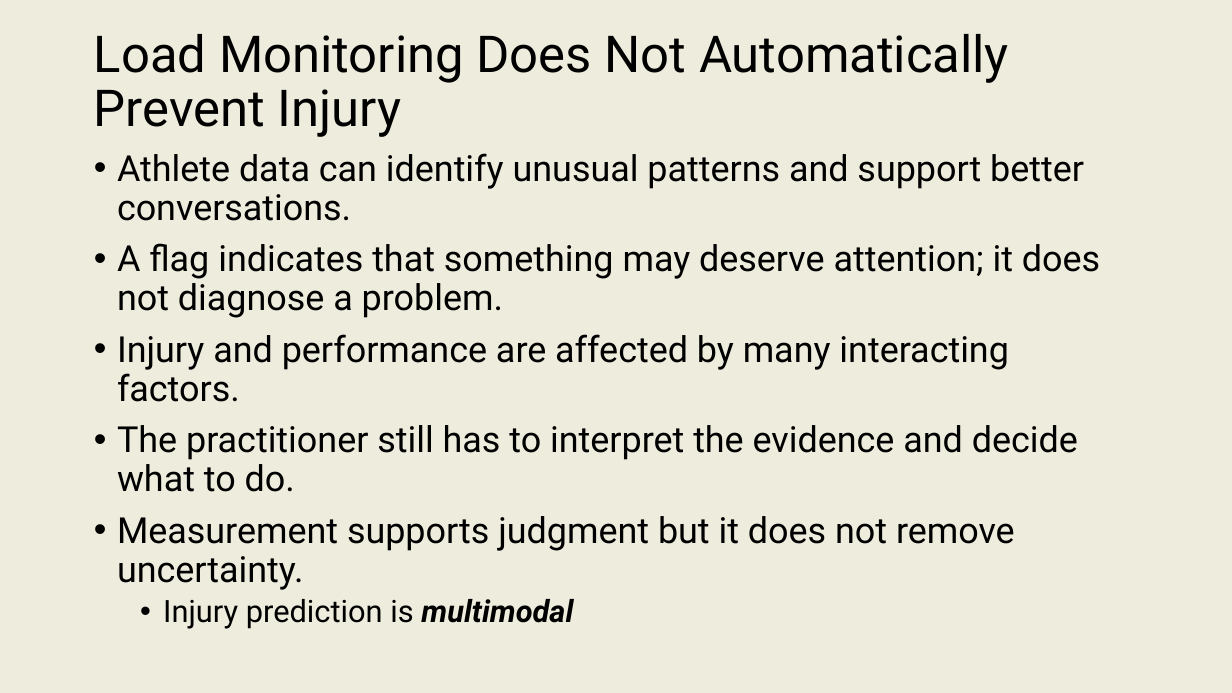
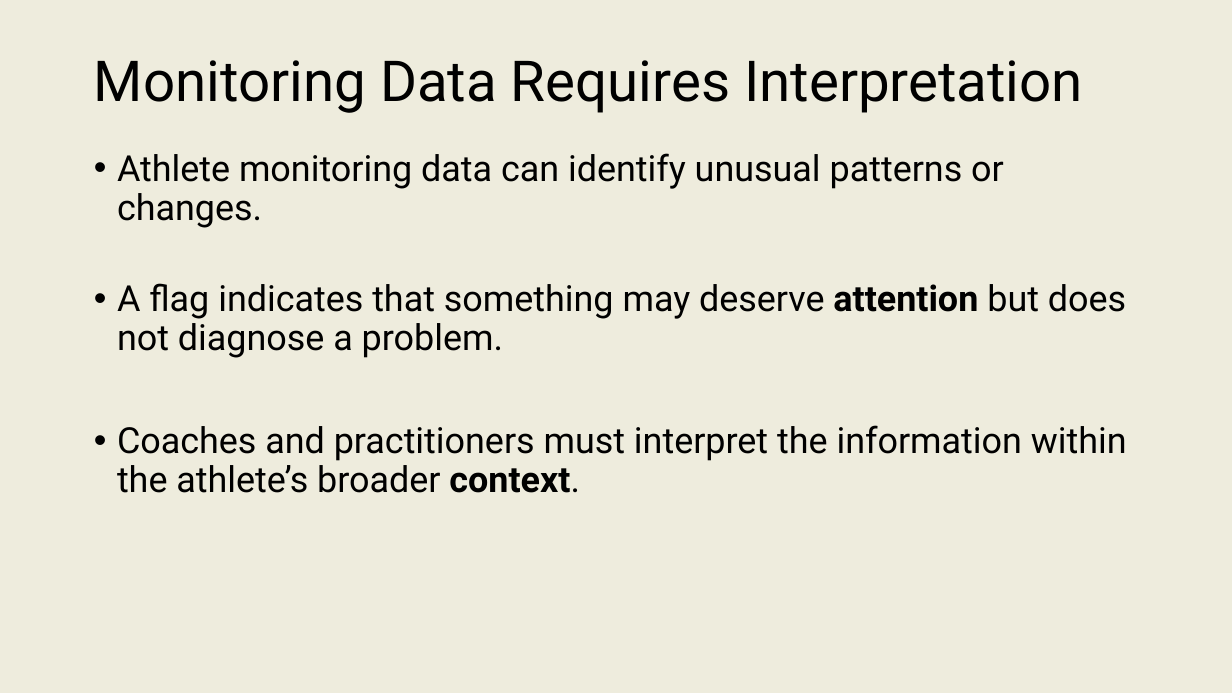
Before and after one commit to onishisaryu/HES-3000-Sports-Data-Analytics, a slide deck: slide 10 of pptx canvas/Lecture2.pptx. Drawn at 1232x693 pixels with LibreOffice and Linux fonts; fonts in the diff are those of the drawing. Boxes give left, top, right and bottom in pixels: in the first picture for what was removed or moved away, otherwise in the second. Text is boxed around its words. In the diff, an @@ line names an element or a change of style, - is before the commit and + after.

```diff
--- a/pptx canvas/Lecture2.pptx
+++ b/pptx canvas/Lecture2.pptx
@@ title at (94, 60, 1083, 113): text changed; size 39.6 to 44 pt @@
-Load Monitoring Does Not Automatically Prevent Injury
+Monitoring Data Requires Interpretation
@@ text at (117, 153, 1127, 493): text changed @@
-• Athlete data can identify unusual patterns and support better conversations.
-• A flag indicates that something may deserve attention; it does not diagnose a problem.
-• Injury and performance are affected by many interacting factors.
-• The practitioner still has to interpret the evidence and decide what to do.
-• Measurement supports judgment but it does not remove uncertainty.
-  • Injury prediction is multimodal
+• Athlete monitoring data can identify unusual patterns or changes.
+• A flag indicates that something may deserve attention but does not diagnose a problem.
+• Coaches and practitioners must interpret the information within the athlete’s broader context.
```
Also in this commit, not shown: 21 other slides changed, 2 slides added, 4 other files.
